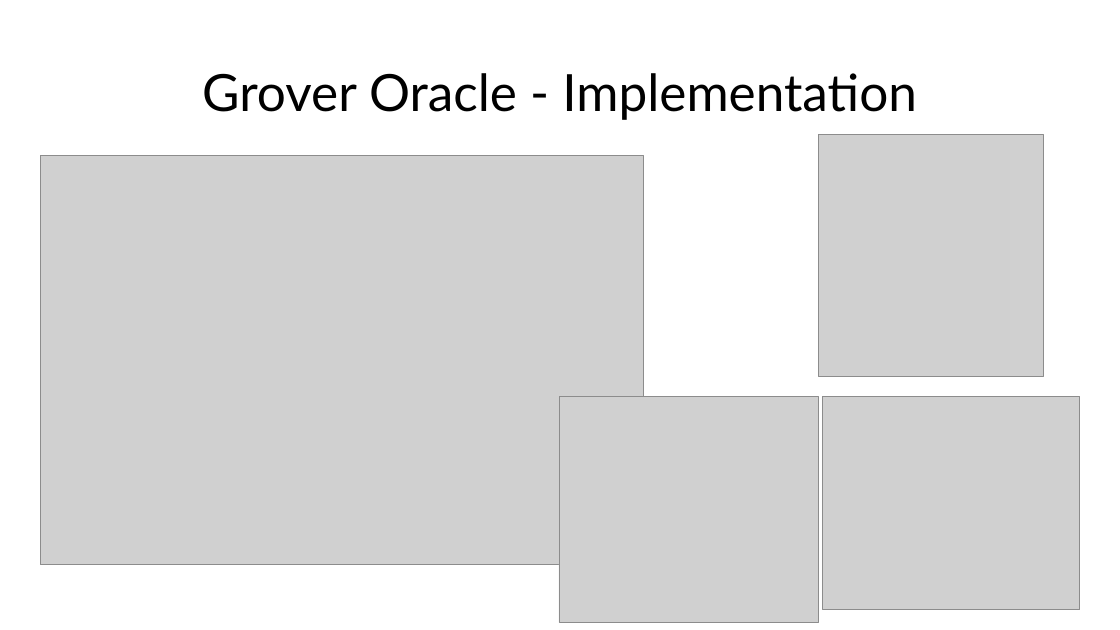
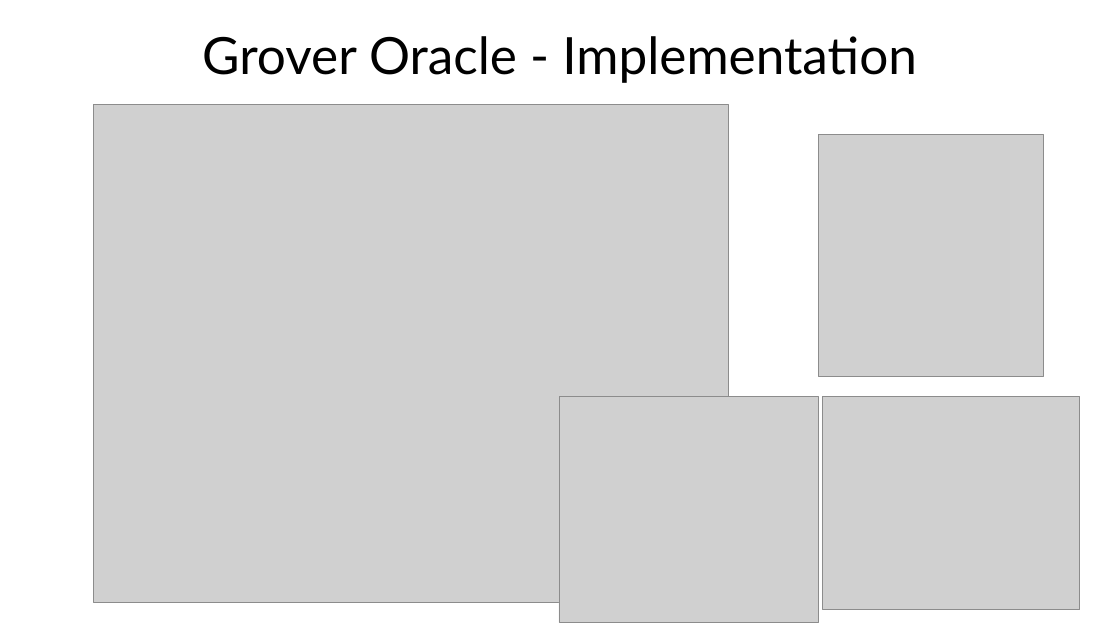
Before and after one commit to MatteoAgu12/Grover-Quantum-Search, a slide deck: slide 6 of Grover.pptx. Drawn at 1120x630 pixels with LibreOffice and Linux fonts; fonts in the diff are those of the drawing; grey boxes stand for pictures. Boxes give left, top, right and bottom in pixels: in the first picture for what was removed or moved away, otherwise in the second. Text is boxed around its words. In the diff, an @@ line names an element or a change of style, - is before the commit and + after.

```diff
--- a/Grover.pptx
+++ b/Grover.pptx
@@ title "Grover Oracle - Implementation": place and size @@
-title "Grover Oracle - Implementation" at (202, 73, 917, 120)
+title "Grover Oracle - Implementation" at (202, 36, 917, 83)
@@ picture: place and size @@
-picture at (40, 155, 644, 565)
+picture at (93, 105, 728, 602)
```
Also in this commit, not shown: 1 other slide changed.
